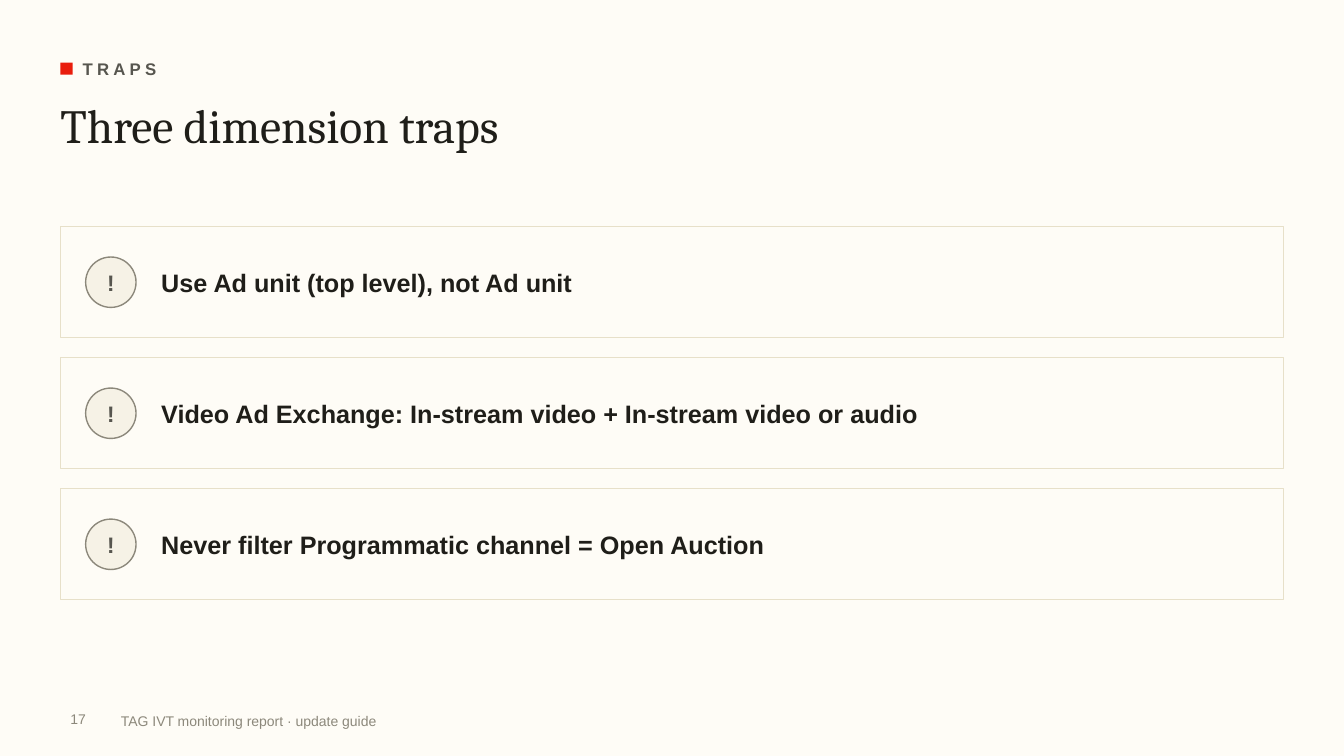
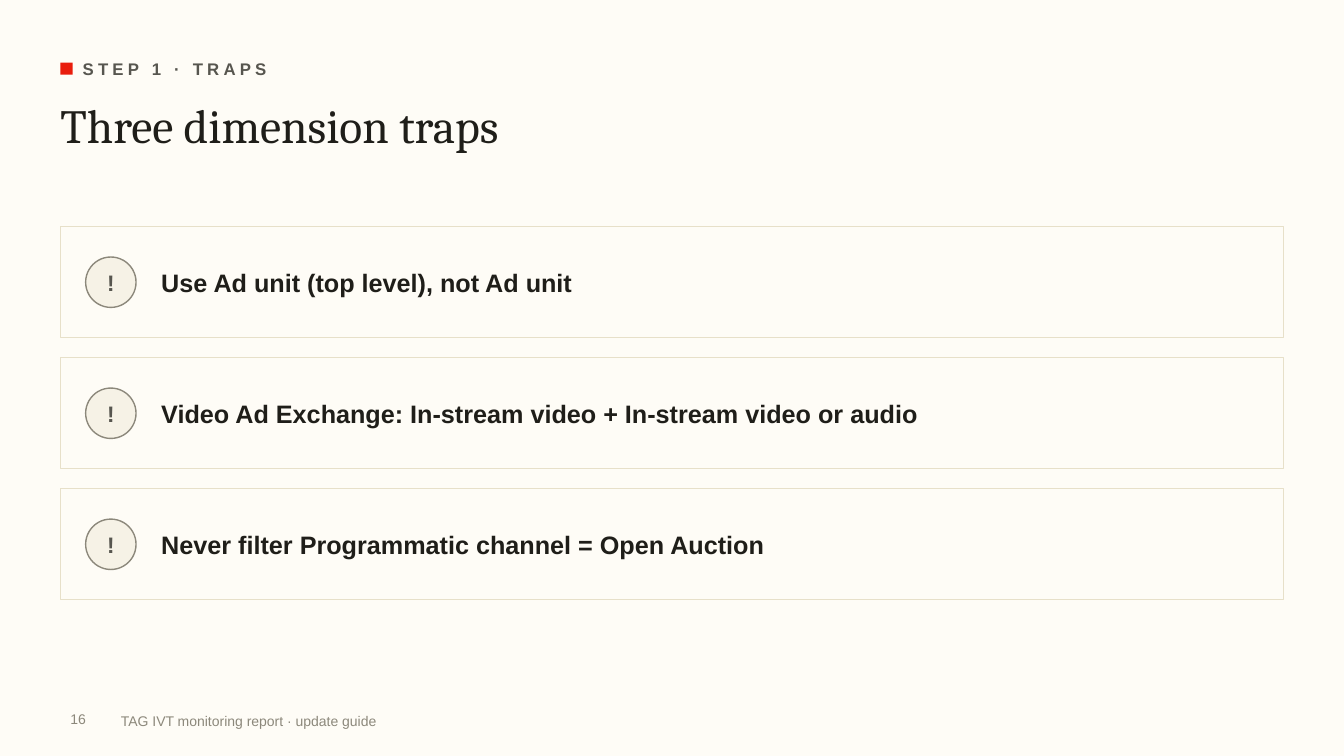
Before and after one commit to rogerhirano-nw/yield-dashboard, a slide deck: slide 16 of docs/TAG_IVT_Report_Update_Guide.pptx (slide 17 before the commit). Drawn at 1344x756 pixels with LibreOffice and Linux fonts; fonts in the diff are those of the drawing; background and template pictures are left out. Boxes give left, top, right and bottom in pixels: in the first picture for what was removed or moved away, otherwise in the second. Text is boxed around its words. In the diff, an @@ line names an element or a change of style, - is before the commit and + after.

```diff
--- a/docs/TAG_IVT_Report_Update_Guide.pptx
+++ b/docs/TAG_IVT_Report_Update_Guide.pptx
@@ text at (83,63,267,75): text changed @@
-TRAPS
+STEP 1 · TRAPS
@@ page number at (70,714,86,724): text changed @@
-17
+16
```
Also in this commit, not shown: 18 other slides changed, 8 slides added, 2 other files.
